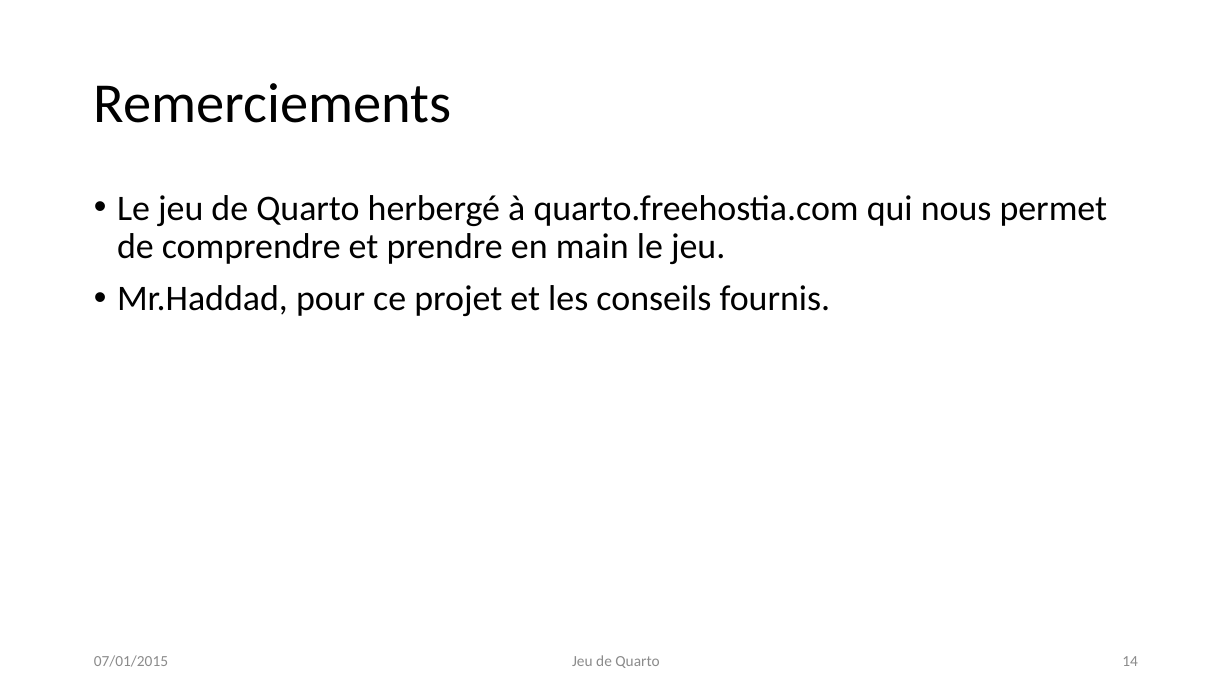
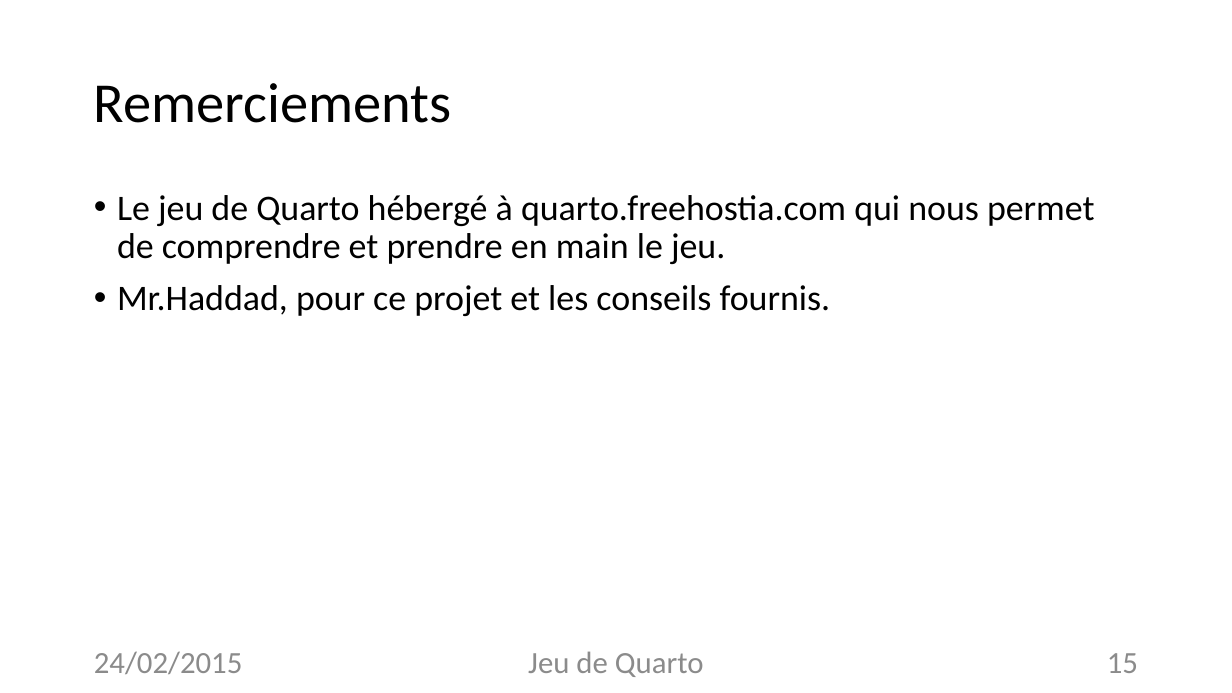
Before and after one commit to Quarto-Projet/Quarto, a slide deck: slide 15 of Diapo-&-co/150224 P4 Info 1.pptx (slide 14 before the commit). Drawn at 1232x693 pixels with LibreOffice and Linux fonts; fonts in the diff are those of the drawing. Boxes give left, top, right and bottom in pixels: in the first picture for what was removed or moved away, otherwise in the second. Text is boxed around its words. In the diff, an @@ line names an element or a change of style, - is before the commit and + after.

```diff
--- a/Diapo-&-co/150224 P4 Info 1.pptx
+++ b/Diapo-&-co/150224 P4 Info 1.pptx
@@ text at (117, 195, 1095, 264): text changed @@
-• Le jeu de Quarto herbergé à quarto.freehostia.com qui nous permet de comprendre et prendre en main le jeu.
+• Le jeu de Quarto hébergé à quarto.freehostia.com qui nous permet de comprendre et prendre en main le jeu.
@@ text at (94, 651, 243, 674): text changed; size 12 to 24 pt @@
-07/01/2015
+24/02/2015
@@ text "Jeu de Quarto" at (528, 651, 704, 677): size 12 to 24 pt @@
@@ page number at (1107, 653, 1138, 673): text changed; size 12 to 24 pt @@
-14
+15
```
Also in this commit, not shown: 13 other slides changed, 1 slide added.
